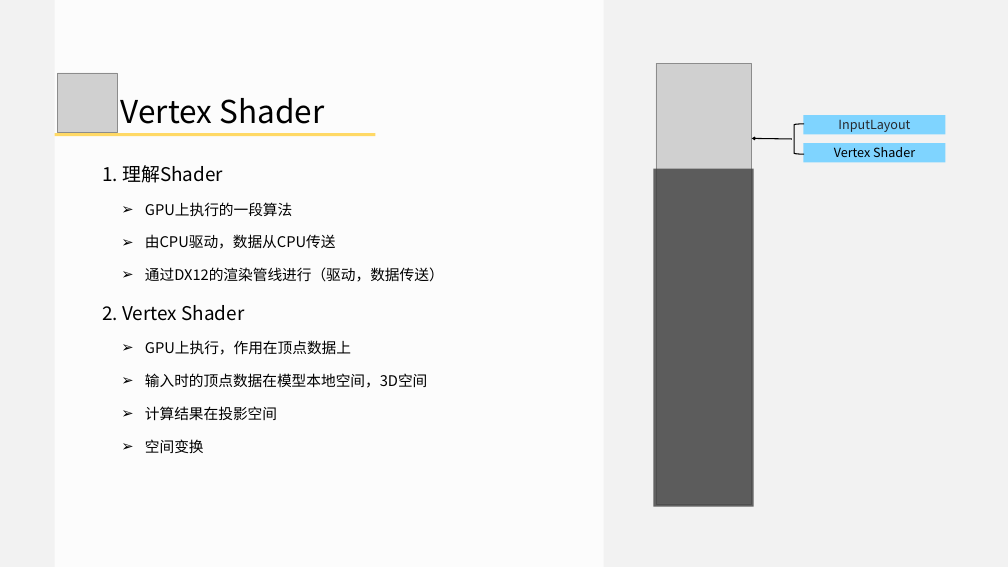
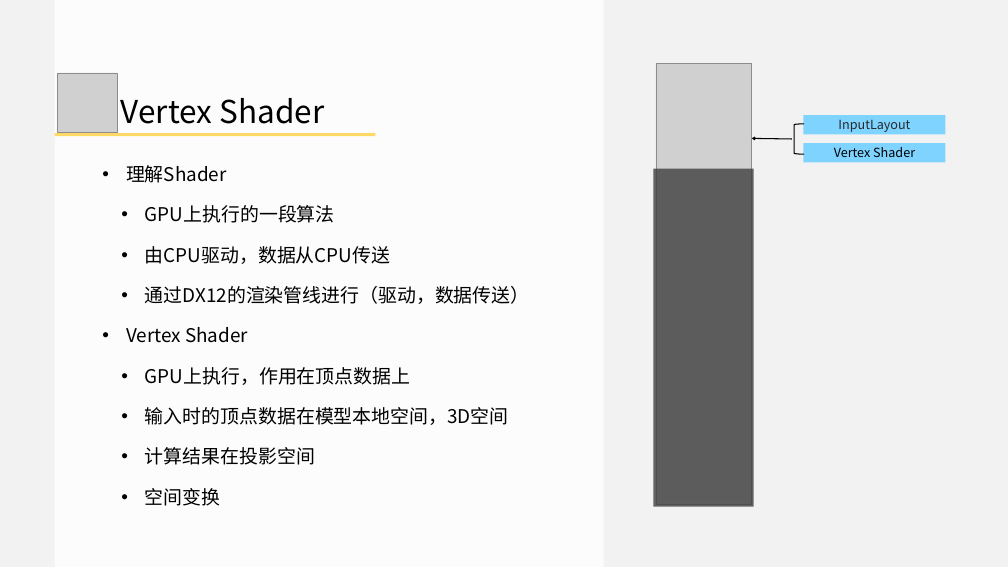
Before and after one commit to doomlover/KSGameEngineTutorials, a slide deck: slide 16 of PPTs/03.深入DX12绘制一.pptx (slide 15 before the commit). Drawn at 1008x567 pixels with LibreOffice and Linux fonts; fonts in the diff are those of the drawing; grey boxes stand for pictures. Boxes give left, top, right and bottom in pixels: in the first picture for what was removed or moved away, otherwise in the second. Text is boxed around its words. In the diff, an @@ line names an element or a change of style, - is before the commit and + after.

```diff
--- a/PPTs/03.深入DX12绘制一.pptx
+++ b/PPTs/03.深入DX12绘制一.pptx
@@ text at (x1=126, y1=165, x2=227, y2=183): text changed @@
-1. 理解Shader
+• 理解Shader
@@ text at (x1=145, y1=205, x2=530, y2=506): size 28 to 36 pt in "GPU上执行的一段算法", "由CPU驱动，数据从CPU传送", "通过DX12的渲染管线进行（驱动，数据传送）", "GPU上执行，作用在顶点数据上" and 3 more places; bullet ➢ to • @@
@@ text at (x1=126, y1=327, x2=248, y2=343): text changed @@
-2. Vertex Shader
+• Vertex Shader
```
Also in this commit, not shown: 28 other slides changed, 1 slide added.
